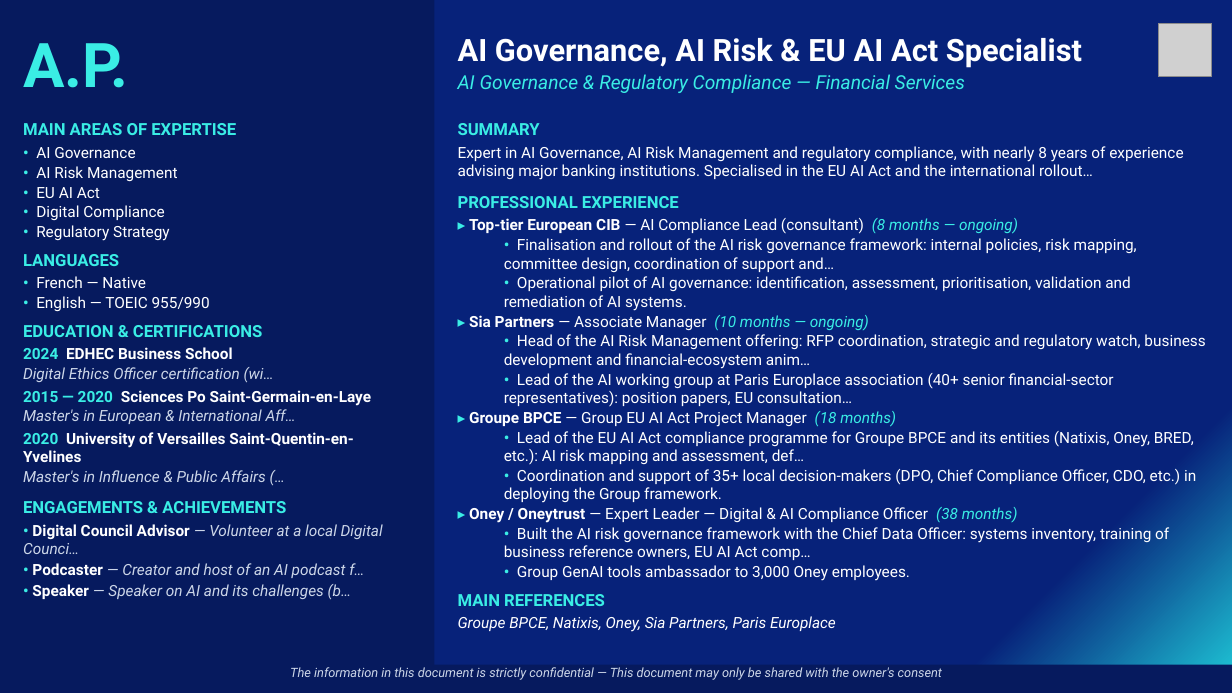
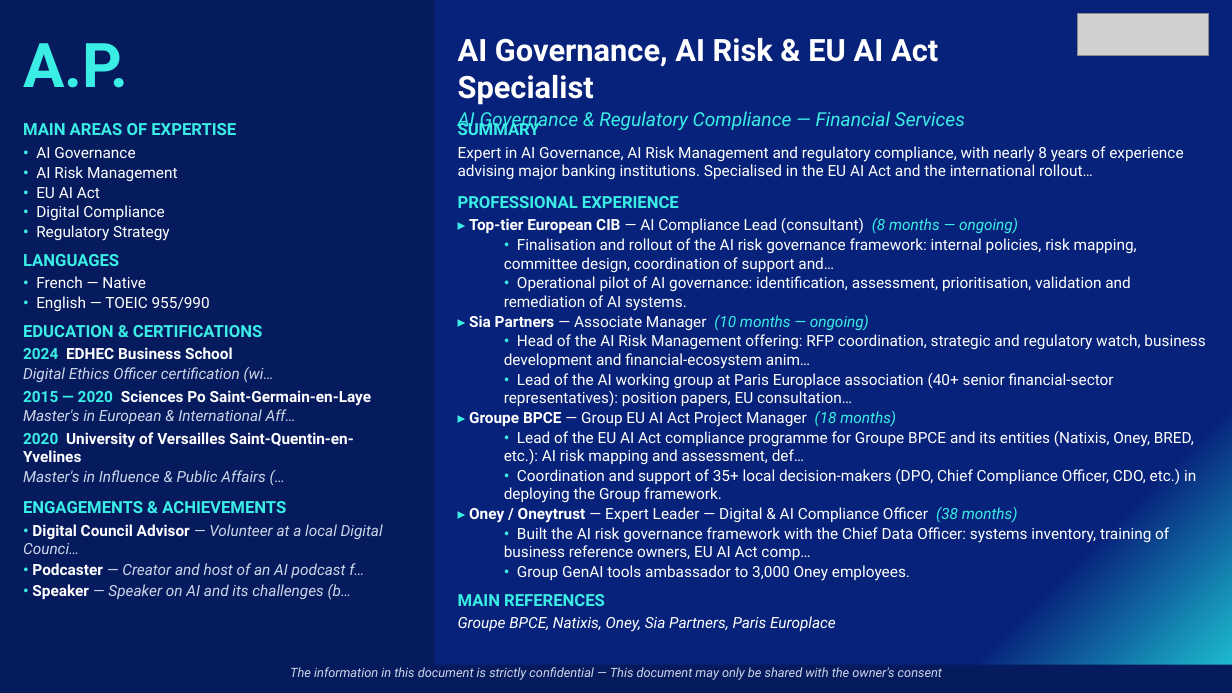
Before and after one commit to insidebankingfrance-rgb/G-n-rateur-de-CV, a slide deck: slide 2 of outputs/A.P._ai_governance.pptx. Drawn at 1232x693 pixels with LibreOffice and Linux fonts; fonts in the diff are those of the drawing; grey boxes stand for pictures. Boxes give left, top, right and bottom in pixels: in the first picture for what was removed or moved away, otherwise in the second. Text is boxed around its words. In the diff, an @@ line names an element or a change of style, - is before the commit and + after.

```diff
--- a/outputs/A.P._ai_governance.pptx
+++ b/outputs/A.P._ai_governance.pptx
@@ picture: place and size @@
-picture at box(1158, 23, 1212, 77)
+picture at box(1078, 13, 1209, 55)
@@ text "AI Governance, AI Risk & ..." rewrapped from box(458, 38, 1082, 93) to box(458, 38, 965, 131) @@
```
Also in this commit, not shown: 1 other slide changed, 4 other files.
